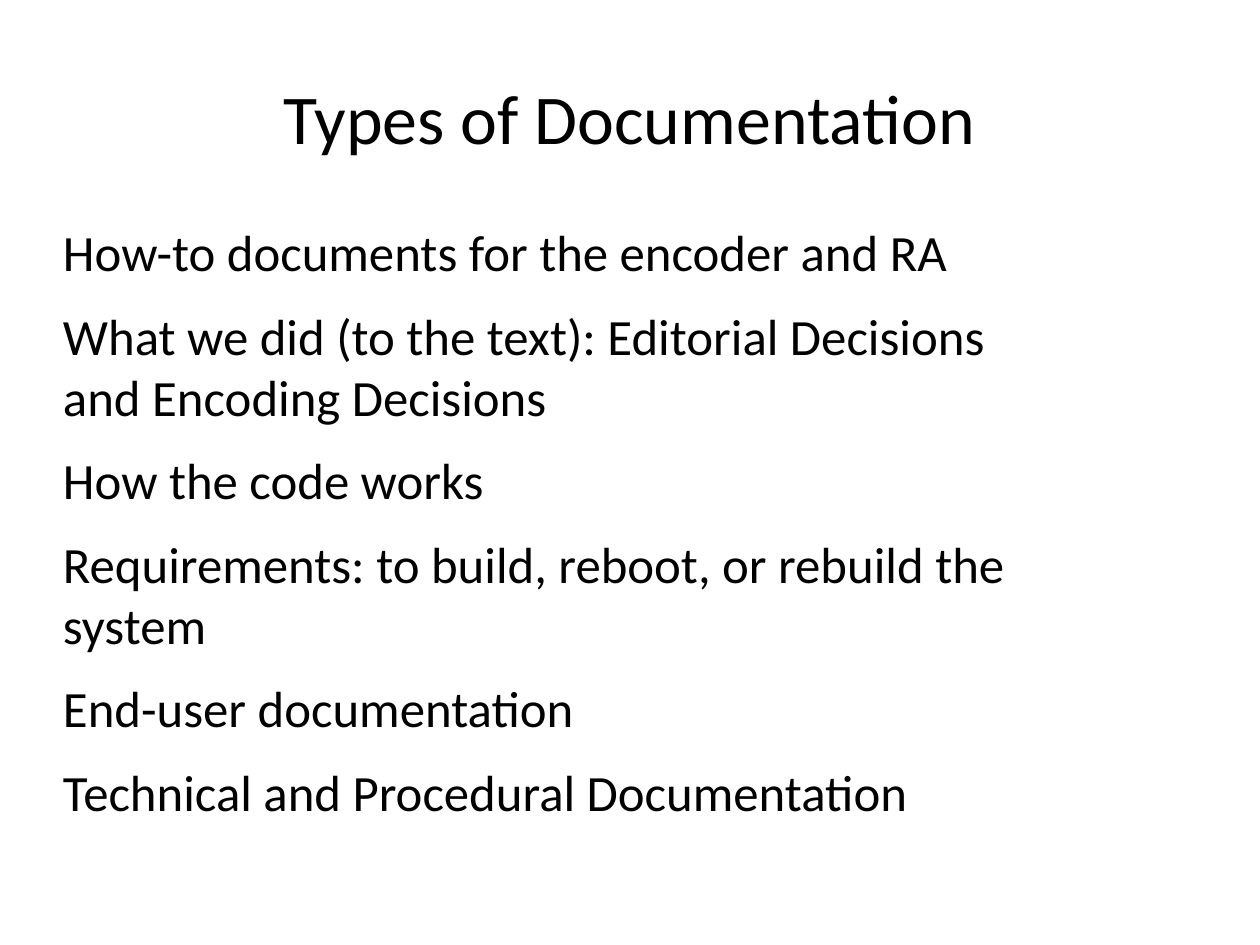
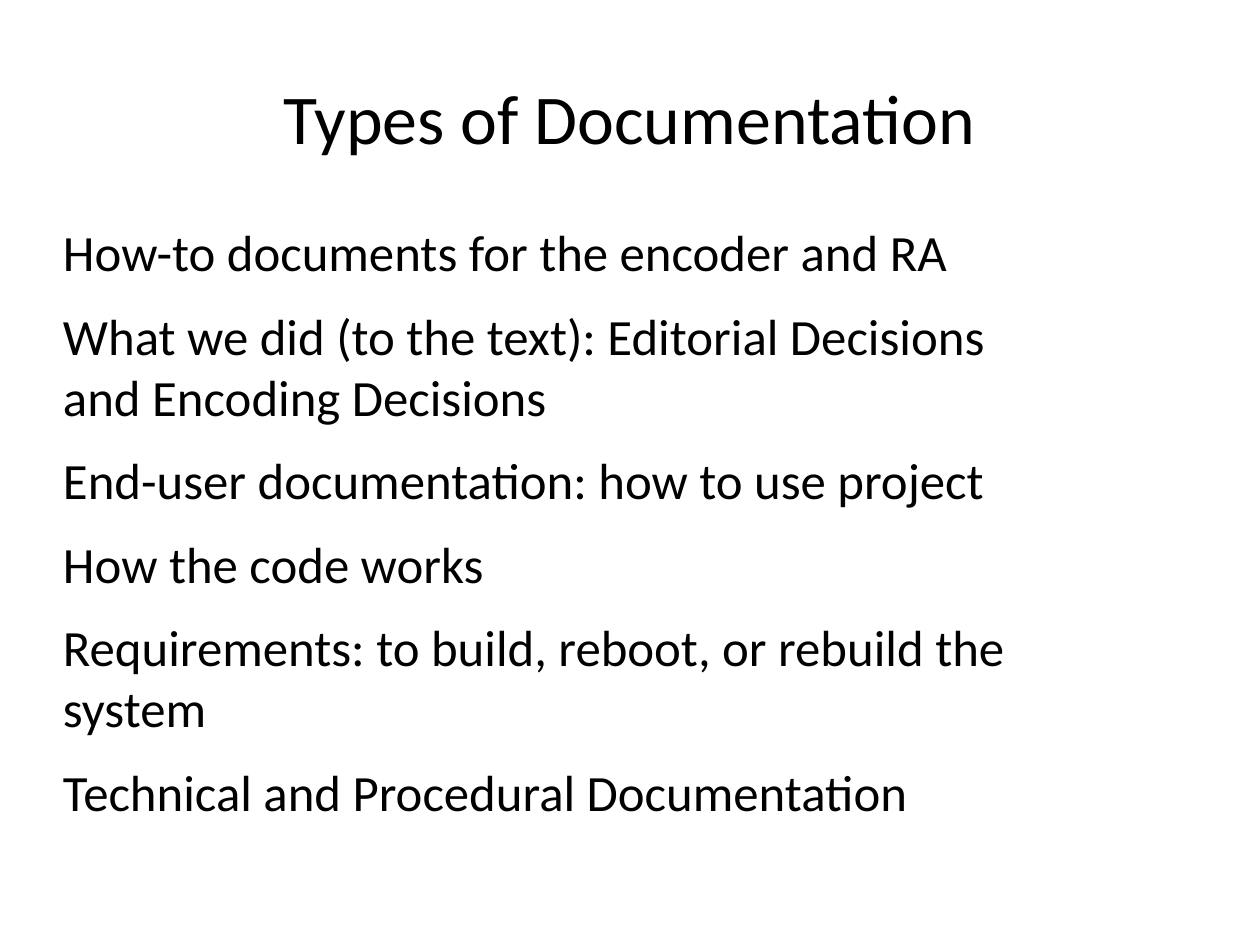
Before and after one commit to projectEndings/Endings, a slide deck: slide 20 of presentations/dhsi2019/documentation.odp (slide 9 before the commit). Drawn at 1260x945 pixels with LibreOffice and Linux fonts; fonts in the diff are those of the drawing. Boxes give left, top, right and bottom in pixels: in the first picture for what was removed or moved away, otherwise in the second. Text is boxed around its words. In the diff, an @@ line names an element or a change of style, - is before the commit and + after.

Commit message:
Updated documentation slides

```diff
--- a/presentations/dhsi2019/documentation.odp
+++ b/presentations/dhsi2019/documentation.odp
@@ text at [63,463,983,508]: paragraph added @@
+End-user documentation: how to use project
@@ text at [63,691,574,728]: paragraph removed @@
-End-user documentation
```
Also in this commit, not shown: 10 other slides changed, 23 slides added, 10 slides removed.
